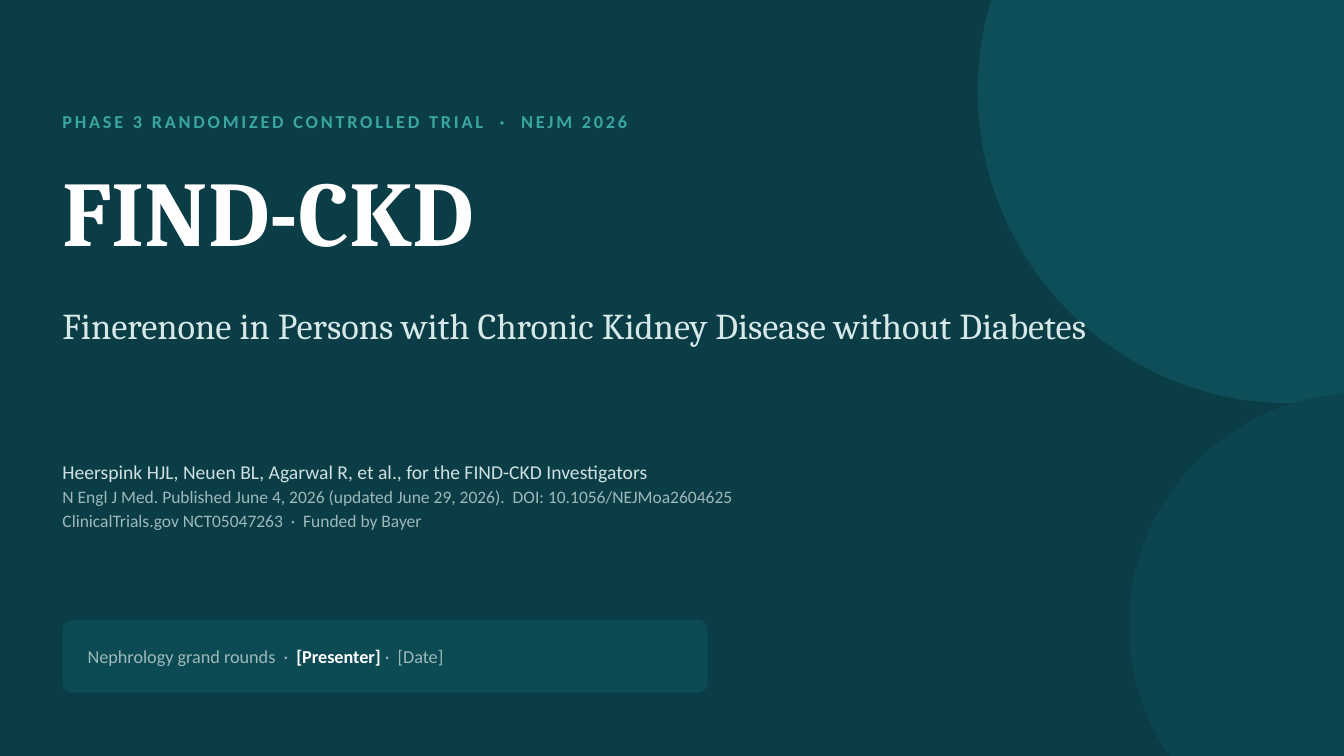
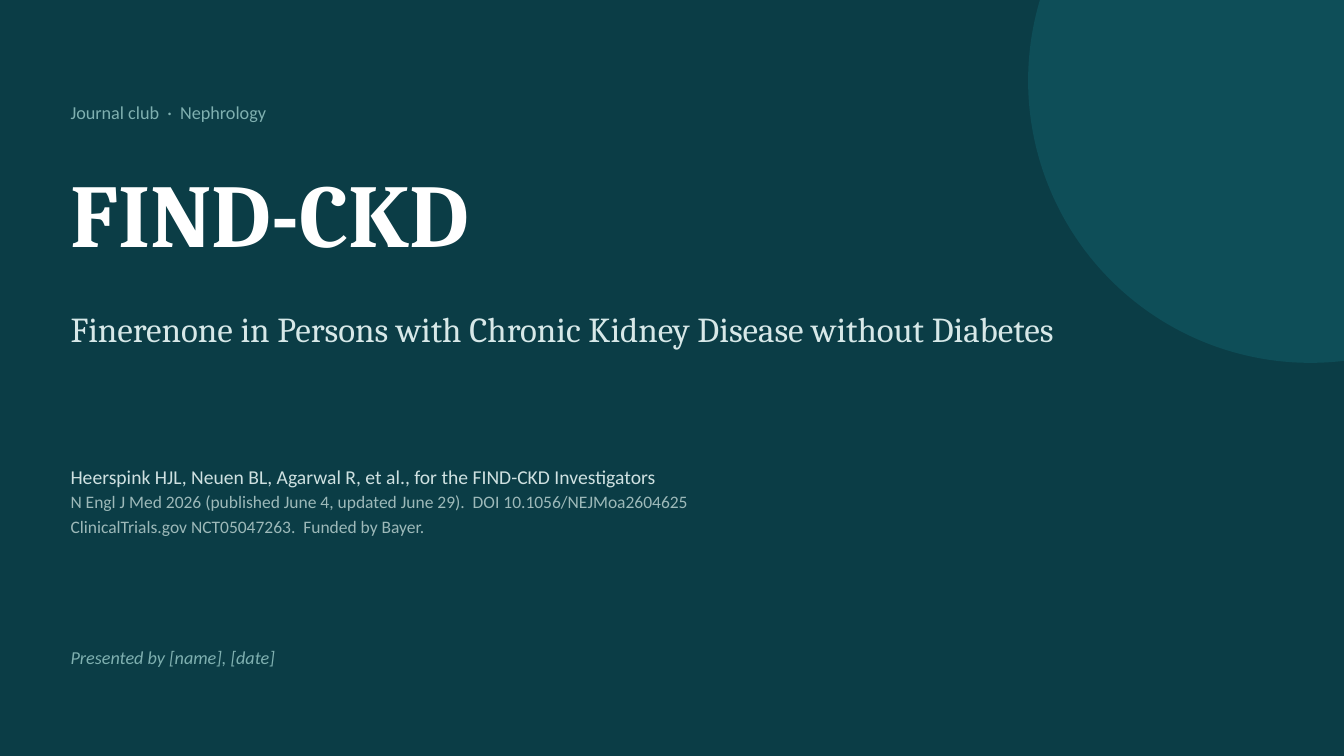
Before and after one commit to azbargarawan-sudo/clickwriting-landing, a slide deck: slide 1 of FIND-CKD.pptx. Drawn at 1344x756 pixels with LibreOffice and Linux fonts; fonts in the diff are those of the drawing. Boxes give left, top, right and bottom in pixels: in the first picture for what was removed or moved away, otherwise in the second. Text is boxed around its words. In the diff, an @@ line names an element or a change of style, - is before the commit and + after.

```diff
--- a/FIND-CKD.pptx
+++ b/FIND-CKD.pptx
@@ ellipse: place and size @@
-ellipse at (978,0,1344,403)
+ellipse at (1028,0,1344,363)
@@ text removed at (62,115,627,128) @@
-PHASE 3 RANDOMIZED CONTROLLED TRIAL · NEJM 2026
@@ text added at (71,106,266,122), 13 pt, text #7FB0B0 @@
+Journal club · Nephrology
@@ text "FIND-CKD": place and size @@
-text "FIND-CKD" at (62,183,473,247)
+text "FIND-CKD" at (71,186,469,248)
@@ text "FIND-CKD" at (71,186,469,248): size 66 to 64 pt @@
@@ text "Finerenone in Persons with Chronic ...": place and size @@
-text "Finerenone in Persons with Chronic ..." at (62,313,1086,347)
+text "Finerenone in Persons with Chronic ..." at (71,317,1054,350)
@@ text "Finerenone in Persons with Chronic ..." at (71,317,1054,350): size 26 to 25 pt @@
@@ ellipse removed at (1129,393,1344,756) @@
@@ text "Heerspink HJL, Neuen BL, Agarwal ...": place and size @@
-text "Heerspink HJL, Neuen BL, Agarwal ..." at (62,465,732,530)
+text "Heerspink HJL, Neuen BL, Agarwal ..." at (71,470,687,536)
@@ text at (71,470,655,488): line spacing 1.12 to 1.15 @@
@@ text at (71,495,687,536): text changed @@
-N Engl J Med. Published June 4, 2026 (updated June 29, 2026). DOI: 10.1056/NEJMoa2604625
-ClinicalTrials.gov NCT05047263 · Funded by Bayer
+N Engl J Med 2026 (published June 4, updated June 29). DOI 10.1056/NEJMoa2604625
+ClinicalTrials.gov NCT05047263. Funded by Bayer.
@@ rounded rectangle removed at (63,620,708,693) @@
@@ text added at (71,651,275,667), 13 pt, text #7FB0B0, italic @@
+Presented by [name], [date]
@@ text removed at (88,649,444,666) @@
-Nephrology grand rounds · [Presenter] · [Date]
```
Also in this commit, not shown: 16 other slides changed.
